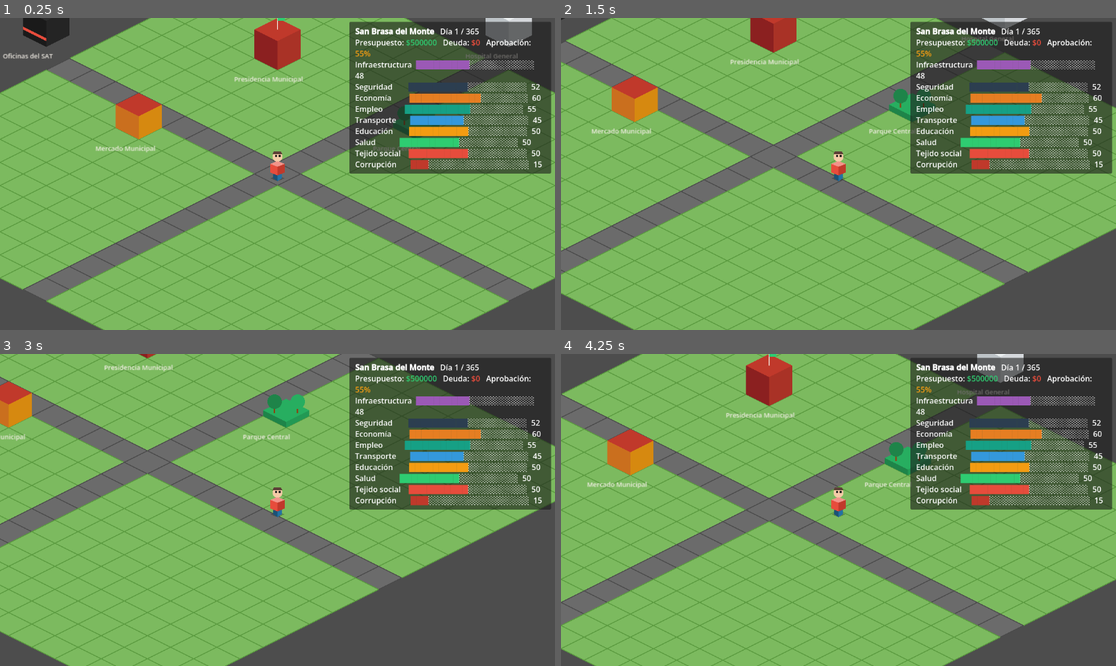
Above: before the commit, frames 1-4 (two rows, left to right).
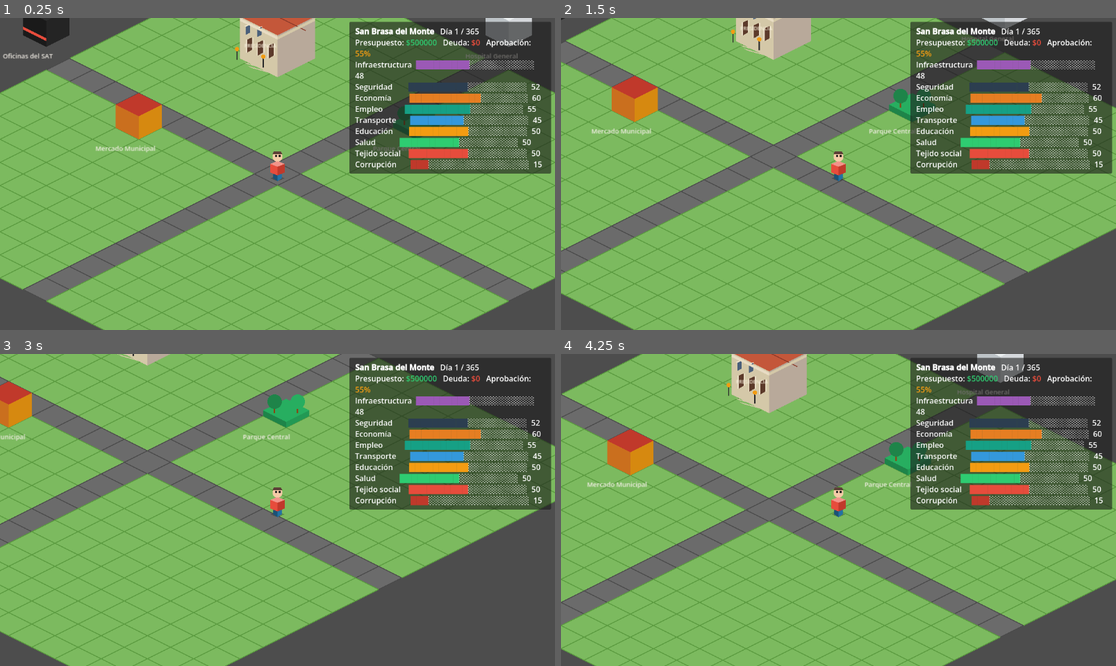
Above: after the commit, the same moments.

Repository: Edmex22/JUEGO-DEL-bajiO
Game: Godot game, scene res://main.tscn
The game is run twice, just before and just after one commit, with the same random seed, the same clock (stepped at 60 frames per second) and the same inputs. The engine's default icon, where the game draws it, is replaced by a stand-in: a white triangle on a blue panel in a dark square.
Inputs (mouse positions are in pixels of both pictures, inside the frame that each line leads up to):
- Up to frame 1 (0.25 s): no input
- Up to frame 2 (1.5 s): tap Enter at 0.5 s; move the mouse to (960, 158) at 0.52 s; hold D (move_right) 0.53-1.28 s; tap E (interact) at 0.6, 1.35 s; move the mouse to (727, 189) at 1.27 s; hold S (move_down) from 1.28 s (still down)
- Up to frame 3 (3 s): move the mouse to (333, 441) at 2.02 s; release S (move_down) at 2.03 s; hold D (move_right) 2.03-2.78 s; tap E (interact) at 2.1, 2.85 s; move the mouse to (249, 572) at 2.77 s; hold W (move_up) from 2.78 s (still down)
- Up to frame 4 (4.25 s): move the mouse to (1005, 556) at 3.52 s; release W (move_up) at 3.53 s; hold A (move_left) from 3.53 s (still down); tap E (interact) at 3.6 s

The runs differ from the first frame. In frame 1, 2.3% of the frame differs, in the area x 42-57%, y 0-21%; in frame 2, 1.6%; in frame 3, 0.3%; in frame 4, 2.3%, in the area x 29-45%, y 0-21%.

Commit message:
feat: Presidencia Municipal rediseñada - estilo barroco colonial, cúpula, torres, escalinata, arcos, faroles

Diff:
--- a/scripts/building_interaction.gd
+++ b/scripts/building_interaction.gd
@@ -199,9 +199,10 @@
 		TipoEdificio.SAT:         _draw_iso_sat()
 		TipoEdificio.HOSPITAL:    _draw_iso_hospital()
 		TipoEdificio.BANCO:       _draw_iso_banco()
-	var font := ThemeDB.fallback_font
-	draw_string(font, Vector2(-60, 32), nombre_edificio,
-		HORIZONTAL_ALIGNMENT_LEFT, 120, 9, Color("#F5F0E8"))
+	if tipo != TipoEdificio.PRESIDENCIA:
+		var font := ThemeDB.fallback_font
+		draw_string(font, Vector2(-60, 32), nombre_edificio,
+			HORIZONTAL_ALIGNMENT_LEFT, 120, 9, Color("#F5F0E8"))
 
 
 # Dibuja un bloque isométrico genérico dado colores de techo, cara izq y cara der
@@ -237,10 +238,136 @@
 
 
 func _draw_iso_presidencia() -> void:
-	_bloque_iso(40.0, "#C0392B", "#8B2020", "#A93226")
-	# Bandera
-	draw_line(Vector2(0, -40), Vector2(0, -58), Color("#F5F0E8"), 1.5)
-	draw_rect(Rect2(0, -58, 10, 6), Color("#2ECC71"))
+	var hw := 52.0   # más grande que un tile normal
+	var hh := 26.0
+	var h  := 58.0
+
+	# === ESCALINATA (3 escalones frontales) ===
+	for i in range(3):
+		var ofs := float(i) * 5.0
+		draw_colored_polygon(PackedVector2Array([
+			Vector2(-hw + ofs,        ofs),
+			Vector2(-hw*0.3 + ofs,    ofs + hh*0.4),
+			Vector2(-hw*0.3 + ofs+6,  ofs + hh*0.4 + 3),
+			Vector2(-hw + ofs+6,      ofs + 3),
+		]), Color("#D4C8A8"))
+
+	# === CUERPO PRINCIPAL ===
+	# Cara izquierda (fachada principal - crema media)
+	draw_colored_polygon(PackedVector2Array([
+		Vector2(-hw, -h), Vector2(0, -h+hh), Vector2(0, hh), Vector2(-hw, 0)
+	]), Color("#D4C8A8"))
+	# Cara derecha (lateral - crema oscuro)
+	draw_colored_polygon(PackedVector2Array([
+		Vector2(0, -h+hh), Vector2(hw, -h), Vector2(hw, 0), Vector2(0, hh)
+	]), Color("#B8A99A"))
+
+	# === TECHO PLANO con tejas terracota ===
+	draw_colored_polygon(PackedVector2Array([
+		Vector2(0, -h-hh), Vector2(hw, -h), Vector2(0, -h+hh), Vector2(-hw, -h)
+	]), Color("#C4573A"))
+	# Líneas de tejas en el techo
+	for i in range(1, 4):
+		var t := float(i) / 4.0
+		draw_line(
+			Vector2(-hw + hw*t, -h - hh + hh*t),
+			Vector2(hw*t,       -h - hh + hh*t + hh),
+			Color("#8B3A2A"), 1.0)
+
+	# === ARCOS EN FACHADA (3 arcos) ===
+	for i in range(3):
+		var ax := -hw + 10.0 + float(i) * 15.0
+		var ay := -h*0.45 + float(i) * 4.0
+		# Puerta/arco oscuro
+		draw_colored_polygon(PackedVector2Array([
+			Vector2(ax,   ay),      Vector2(ax+7,  ay-3),
+			Vector2(ax+7, ay+14),   Vector2(ax,    ay+18),
+		]), Color("#5C3A2A"))
+		# Marco crema
+		draw_line(Vector2(ax-1, ay), Vector2(ax-1, ay+18), Color("#E8DCC4"), 1.5)
+		draw_line(Vector2(ax+8, ay-3), Vector2(ax+8, ay+14), Color("#E8DCC4"), 1.5)
+
+	# === VENTANAS EN FACHADA ===
+	for i in range(2):
+		var wx := -hw + 8.0 + float(i) * 16.0
+		var wy := -h*0.75 + float(i) * 3.0
+		draw_colored_polygon(PackedVector2Array([
+			Vector2(wx, wy), Vector2(wx+6, wy-3),
+			Vector2(wx+6, wy+8), Vector2(wx, wy+11),
+		]), Color("#4A5F7A"))
+		draw_line(Vector2(wx-1, wy-1), Vector2(wx+7, wy-4), Color("#F5EDD9"), 1.0)
+
+	# === CORNISA (franja decorativa) ===
+	draw_colored_polygon(PackedVector2Array([
+		Vector2(-hw, -h+2), Vector2(0, -h+hh+2), Vector2(0, -h+hh+6), Vector2(-hw, -h+6)
+	]), Color("#E8DCC4"))
+	draw_colored_polygon(PackedVector2Array([
+		Vector2(0, -h+hh+2), Vector2(hw, -h+2), Vector2(hw, -h+6), Vector2(0, -h+hh+6)
+	]), Color("#D4C8A8"))
+
+	# === TORRES ESQUINERAS (4) ===
+	var torres := [
+		Vector2(-hw, -h), Vector2(hw, -h),
+		Vector2(-hw*0.5, -h - hh*0.5), Vector2(hw*0.5, -h - hh*0.5)
+	]
+	for tp in torres:
+		_mini_cupula(tp, 9.0, 18.0)
+
+	# === CÚPULA CENTRAL ===
+	_cupula_central(Vector2(0, -h - hh - 2), 18.0, 38.0)
+
+	# === FAROLES en escalinata ===
+	_farol(Vector2(-hw - 4, 2))
+	_farol(Vector2(-hw*0.3 - 4, hh*0.4 + 2))
+
+	# === ESCUDO / LETRERO ===
+	var font := ThemeDB.fallback_font
+	draw_string(font, Vector2(-hw + 6, -h*0.25), "PRESIDENCIA",
+		HORIZONTAL_ALIGNMENT_LEFT, hw*2 - 6, 7, Color("#F5EDD9"))
+
+
+func _cupula_central(centro: Vector2, radio: float, altura: float) -> void:
+	# Cuerpo de la cúpula como polígono semielíptico
+	var pts := PackedVector2Array()
+	var steps := 10
+	for i in range(steps + 1):
+		var t := float(i) / float(steps)
+		var angle := PI * t
+		pts.append(Vector2(centro.x + cos(angle) * radio, centro.y - sin(angle) * altura))
+	draw_colored_polygon(pts, Color("#C4573A"))
+	# Sombra lateral
+	var sombra := PackedVector2Array()
+	for i in range(steps / 2 + 1):
+		var t := float(i) / float(steps / 2)
+		var angle := PI * 0.5 * t
+		sombra.append(Vector2(centro.x + cos(angle) * radio, centro.y - sin(angle) * altura))
+	sombra.append(Vector2(centro.x, centro.y))
+	draw_colored_polygon(sombra, Color("#8B3A2A"))
+	# Linterna encima
+	draw_rect(Rect2(centro.x - 4, centro.y - altura - 10, 8, 10), Color("#8B3A2A"))
+	draw_line(Vector2(centro.x, centro.y - altura - 10),
+			  Vector2(centro.x, centro.y - altura - 18), Color("#2B2B2B"), 1.5)
+	draw_rect(Rect2(centro.x - 3, centro.y - altura - 19, 6, 3), Color("#C4573A"))
+
+
+func _mini_cupula(centro: Vector2, radio: float, altura: float) -> void:
+	var pts := PackedVector2Array()
+	var steps := 8
+	for i in range(steps + 1):
+		var t := float(i) / float(steps)
+		var angle := PI * t
+		pts.append(Vector2(centro.x + cos(angle) * radio, centro.y - sin(angle) * altura))
+	draw_colored_polygon(pts, Color("#8B3A2A"))
+	# Base de la torreta
+	draw_rect(Rect2(centro.x - radio, centro.y - 6, radio * 2, 6), Color("#D4C8A8"))
+	# Remate
+	draw_line(Vector2(centro.x, centro.y - altura),
+			  Vector2(centro.x, centro.y - altura - 6), Color("#2B2B2B"), 1.0)
+
+
+func _farol(pos: Vector2) -> void:
+	draw_line(Vector2(pos.x, pos.y), Vector2(pos.x, pos.y - 14), Color("#2B2B2B"), 1.5)
+	draw_circle(Vector2(pos.x, pos.y - 15), 3.0, Color("#F39C12"))
 
 
 func _draw_iso_mercado() -> void:
